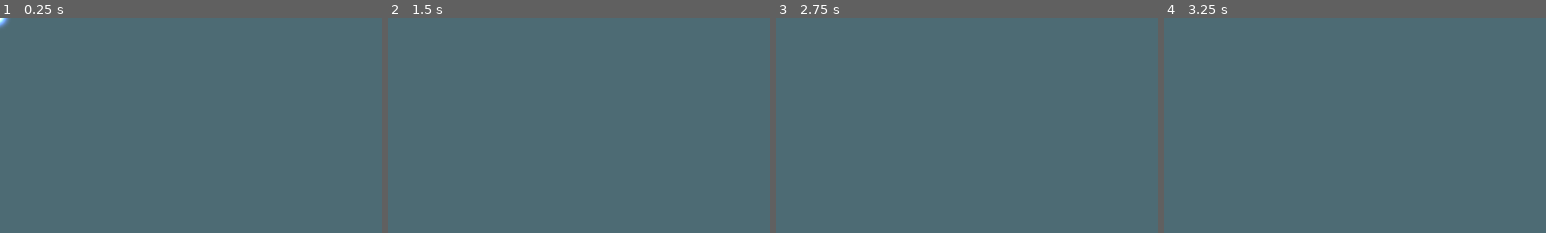
Above: before the commit, frames 1-4 (left to right).
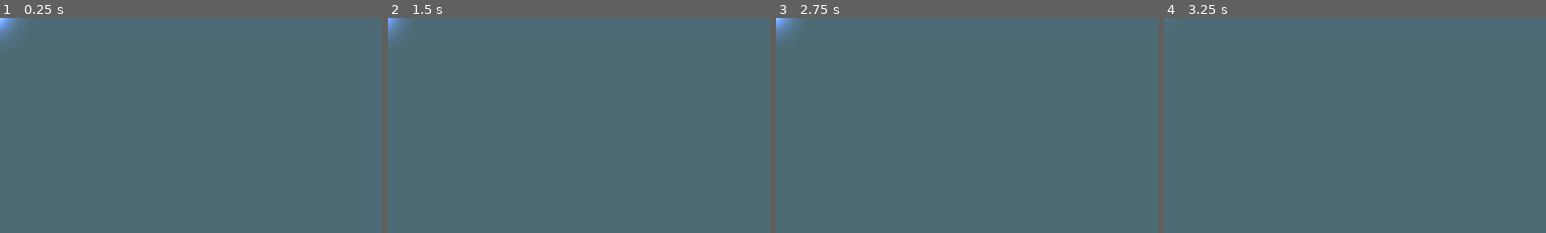
Above: after the commit, the same moments.

Repository: BeatMil/Animurun
Game: Godot game, scene res://nodes/particles/blue_spark.tscn
Same seed, same stepped clock (60 frames per second), same inputs: the game is played once before the commit and once after it. This scene is started directly instead of the project's main scene.
Inputs:
- Up to frame 1 (0.25 s): no input
- Up to frame 2 (1.5 s): tap Enter at 0.5 s; hold J (attack) 0.53-1.28 s; hold D (move_right) from 0.53 s (still down); tap Space (jump) at 0.77, 1.25 s; tap K (block) at 1.35 s
- Up to frame 3 (2.75 s): tap Space (jump) at 1.52 s; release D (move_right) at 2.03 s; hold A (move_left) from 2.03 s (still down); hold L (dodge) from 2.03 s (still down)
- Up to frame 4 (3.25 s): release A (move_left) at 2.78 s; release L (dodge) at 2.78 s; hold D (move_right) from 2.78 s (still down); tap J (attack) at 2.85 s; tap Space (jump) at 3.02 s
The pictures show only the part of the screen within x 0-50%, y 0-50%; the shares and areas given below are measured in that part.

The runs differ from the first frame. In frame 1, 0.4% of the frame differs, in the area x 0-6%, y 0-11%; in frame 2, 0.3%; in frame 3, 0.4%, in the area x 0-6%, y 0-10%; in frame 4, less than 0.1%.
Error after the commit: Invalid access to property or key 'position' on a base object of type 'Nil'. (res://scripts/blue_spark_particle.gd:17)

Commit message:
Finally get blue spark working as in my mind XD

Diff:
--- a/nodes/particles/blue_spark.tscn
+++ b/nodes/particles/blue_spark.tscn
@@ -1,7 +1,7 @@
 [gd_scene load_steps=5 format=3 uid="uid://0twvnpg06dp6"]
 
+[ext_resource type="Script" path="res://scripts/blue_spark_particle.gd" id="1_2f53p"]
 [ext_resource type="Texture2D" uid="uid://b1g2xbye7m3uo" path="res://media/sprites/particle_effects/floaty_128.png" id="1_8spe4"]
-[ext_resource type="Script" path="res://scripts/particle.gd" id="2_6gwbn"]
 
 [sub_resource type="CanvasItemMaterial" id="CanvasItemMaterial_fmtxd"]
 blend_mode = 1
@@ -19,19 +19,22 @@
 initial_velocity_max = 100.0
 orbit_velocity_min = 0.0
 orbit_velocity_max = 0.0
+scale_min = 3.0
+scale_max = 3.0
 color = Color(0.258824, 0.388235, 0.905882, 1)
 
-[node name="Node2D" type="Node2D"]
-script = ExtResource("2_6gwbn")
+[node name="blue_spark" type="Node2D"]
+script = ExtResource("1_2f53p")
 time_before_queue_free = 10.0
 
 [node name="GPUParticles2D" type="GPUParticles2D" parent="."]
 material = SubResource("CanvasItemMaterial_fmtxd")
-amount = 50
+amount = 20
 process_material = SubResource("ParticleProcessMaterial_2vxfg")
 texture = ExtResource("1_8spe4")
 lifetime = 5.0
-explosiveness = 0.9
+speed_scale = 4.0
+explosiveness = 0.5
 
 [node name="Timer" type="Timer" parent="."]
 
--- /dev/null
+++ b/scripts/blue_spark_particle.gd
@@ -0,0 +1,23 @@
+extends Node2D
+
+
+@export var time_before_queue_free: float = 0
+var node_to_follow: Node
+var is_following: bool = true
+
+
+func _ready():
+	$Timer.wait_time = time_before_queue_free
+	$Timer.start()
+	$GPUParticles2D.emitting = true
+
+
+func _physics_process(_delta):
+	if is_following:
+		position =  node_to_follow.position
+	else:
+		$"GPUParticles2D".emitting = false
+
+
+func _on_timer_timeout():
+	queue_free()
--- a/scripts/slime.gd
+++ b/scripts/slime.gd
@@ -53,7 +53,13 @@
 
 func spawn_blue_spark() -> void:
 	var particle = BLUE_SPARK.instantiate()
-	add_child(particle)
+	particle.node_to_follow =  self
+	$"..".add_child(particle)
+
+
+func let_blue_spark_go() -> void:
+	if $"..".has_node("blue_spark"):
+		$"../blue_spark".is_following = false
 
 
 func hurt():
--- a/scripts/taiga.gd
+++ b/scripts/taiga.gd
@@ -28,5 +28,6 @@
 		body.apply_impulse(Vector2(-1000, -1000))
 		body.apply_torque_impulse(-100000)
 		body.turn_off_all_collision()
+		body.let_blue_spark_go()
 		body.hurt()
 		hurt()
